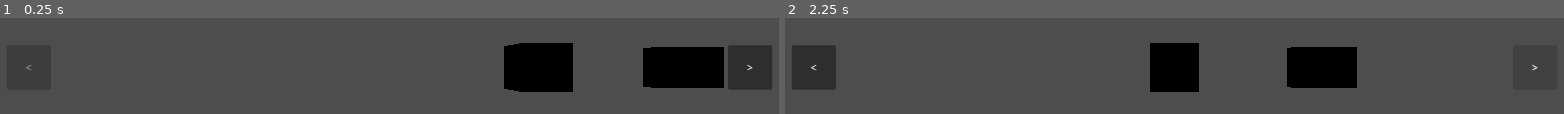
Above: before the commit, frames 1-2 (left to right).
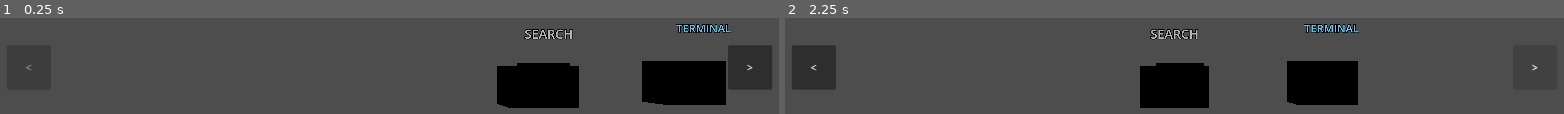
Above: after the commit, the same moments.

Repository: RealAtomTR/Familiar-Strange
Game: Godot game, scene res://node_3d.tscn
Two runs of this game, one before a commit and one after it. Both use one fixed random seed, a clock stepped at 60 frames per second and the inputs below.
Inputs:
- Up to frame 1 (0.25 s): no input
- Up to frame 2 (2.25 s): click ">" at 0.5 s; click "<" at 1.25 s; click ">" at 2 s

The runs differ from the first frame. In frame 1, 8.6% of the frame differs, in the area x 63-94%, y 6-94%; in frame 2, 7.4%.

Commit message:
Clarify phase one placeholder objects

Diff:
--- a/familiar-strange/node_3d.tscn
+++ b/familiar-strange/node_3d.tscn
@@ -7,17 +7,23 @@
 [ext_resource type="Script" uid="uid://bn6o2pcpkdugc" path="res://terminal_interactable.gd" id="5_t8g5r"]
 [ext_resource type="Script" path="res://phase_transition_overlay.gd" id="6_g7n3k"]
 
-[sub_resource type="BoxMesh" id="BoxMesh_q84bs"]
-size = Vector3(1.25, 1.25, 1.25)
-
-[sub_resource type="BoxShape3D" id="BoxShape3D_xx7do"]
-size = Vector3(1.25, 1.25, 1.25)
-
-[sub_resource type="BoxMesh" id="BoxMesh_terminal"]
-size = Vector3(1.6, 1.1, 0.6)
-
-[sub_resource type="BoxShape3D" id="BoxShape3D_terminal"]
-size = Vector3(1.6, 1.1, 0.6)
+[sub_resource type="BoxMesh" id="BoxMesh_searchable_body"]
+size = Vector3(1.8, 1.1, 0.9)
+
+[sub_resource type="BoxShape3D" id="BoxShape3D_searchable_body"]
+size = Vector3(1.8, 1.1, 0.9)
+
+[sub_resource type="BoxMesh" id="BoxMesh_terminal_body"]
+size = Vector3(1.6, 1.15, 0.7)
+
+[sub_resource type="BoxShape3D" id="BoxShape3D_terminal_body"]
+size = Vector3(1.6, 1.15, 0.7)
+
+[sub_resource type="BoxMesh" id="BoxMesh_terminal_screen"]
+size = Vector3(1.15, 0.65, 0.08)
+
+[sub_resource type="BoxMesh" id="BoxMesh_searchable_top"]
+size = Vector3(1.2, 0.25, 0.55)
 
 [node name="Node3D" type="Node3D" unique_id=15173832]
 script = ExtResource("1_nxgol")
@@ -40,32 +46,56 @@
 [node name="Waypoint2" type="Marker3D" parent="Waypoints" unique_id=19681930]
 transform = Transform3D(1, 0, 0, 0, 1, 0, 0, 0, 1, 8, 1.6, 8)
 
-[node name="TestInteractable" type="StaticBody3D" parent="." unique_id=1502475055]
-transform = Transform3D(1, 0, 0, 0, 1, 0, 0, 0, 1, 4, 1.6, 0)
+[node name="SearchableInteractable" type="StaticBody3D" parent="." unique_id=1502475055]
+transform = Transform3D(1, 0, 0, 0, 1, 0, 0, 0, 1, 4, 1.1, 0)
 script = ExtResource("2_5k6n2")
-mesh_instance_path = NodePath("MeshInstance3D")
+mesh_instance_path = NodePath("SearchableBody")
 modal_blocker_path = NodePath("../CanvasLayer/TerminalMiniGamePanel")
 
-[node name="MeshInstance3D" type="MeshInstance3D" parent="TestInteractable" unique_id=146689471]
-mesh = SubResource("BoxMesh_q84bs")
-
-[node name="CollisionShape3D" type="CollisionShape3D" parent="TestInteractable" unique_id=977333609]
-shape = SubResource("BoxShape3D_xx7do")
+[node name="SearchableBody" type="MeshInstance3D" parent="SearchableInteractable" unique_id=146689471]
+mesh = SubResource("BoxMesh_searchable_body")
+
+[node name="SearchableTop" type="MeshInstance3D" parent="SearchableInteractable"]
+transform = Transform3D(0.939373, 0, -0.342898, 0, 1, 0, 0.342898, 0, 0.939373, 0.15, 0.5, 0.05)
+mesh = SubResource("BoxMesh_searchable_top")
+
+[node name="SearchableLabel" type="Label3D" parent="SearchableInteractable"]
+transform = Transform3D(1, 0, 0, 0, 0.965926, 0.258819, 0, -0.258819, 0.965926, 0, 1.35, 0.65)
+modulate = Color(0.72, 0.72, 0.72, 1)
+text = "SEARCH"
+billboard = 1
+font_size = 64
+outline_size = 16
+
+[node name="CollisionShape3D" type="CollisionShape3D" parent="SearchableInteractable" unique_id=977333609]
+shape = SubResource("BoxShape3D_searchable_body")
 
 [node name="TerminalInteractable" type="StaticBody3D" parent="." unique_id=824817303]
-transform = Transform3D(1, 0, 0, 0, 1, 0, 0, 0, 1, 8, 1.6, 0)
+transform = Transform3D(1, 0, 0, 0, 1, 0, 0, 0, 1, 8, 1.2, 0)
 script = ExtResource("5_t8g5r")
-mesh_instance_path = NodePath("MeshInstance3D")
+mesh_instance_path = NodePath("TerminalBody")
 panel_path = NodePath("../CanvasLayer/TerminalMiniGamePanel")
 status_label_path = NodePath("../CanvasLayer/TerminalMiniGamePanel/PanelContainer/VBoxContainer/StatusLabel")
 complete_button_path = NodePath("../CanvasLayer/TerminalMiniGamePanel/PanelContainer/VBoxContainer/ButtonRow/CompleteButton")
 close_button_path = NodePath("../CanvasLayer/TerminalMiniGamePanel/PanelContainer/VBoxContainer/ButtonRow/CloseButton")
 
-[node name="MeshInstance3D" type="MeshInstance3D" parent="TerminalInteractable" unique_id=52665986]
-mesh = SubResource("BoxMesh_terminal")
+[node name="TerminalBody" type="MeshInstance3D" parent="TerminalInteractable" unique_id=52665986]
+mesh = SubResource("BoxMesh_terminal_body")
+
+[node name="TerminalScreen" type="MeshInstance3D" parent="TerminalInteractable"]
+transform = Transform3D(1, 0, 0, 0, 1, 0, 0, 0, 1, 0, 0.1, -0.39)
+mesh = SubResource("BoxMesh_terminal_screen")
+
+[node name="TerminalLabel" type="Label3D" parent="TerminalInteractable"]
+transform = Transform3D(1, 0, 0, 0, 0.965926, 0.258819, 0, -0.258819, 0.965926, 0, 1.4, 0.55)
+modulate = Color(0.4, 0.78, 0.95, 1)
+text = "TERMINAL"
+billboard = 1
+font_size = 56
+outline_size = 14
 
 [node name="CollisionShape3D" type="CollisionShape3D" parent="TerminalInteractable" unique_id=2058152484]
-shape = SubResource("BoxShape3D_terminal")
+shape = SubResource("BoxShape3D_terminal_body")
 
 [node name="CanvasLayer" type="CanvasLayer" parent="." unique_id=2082638935]
 
Not shown: 1 places in familiar-strange/node_3d.tscn that only renumber resources
